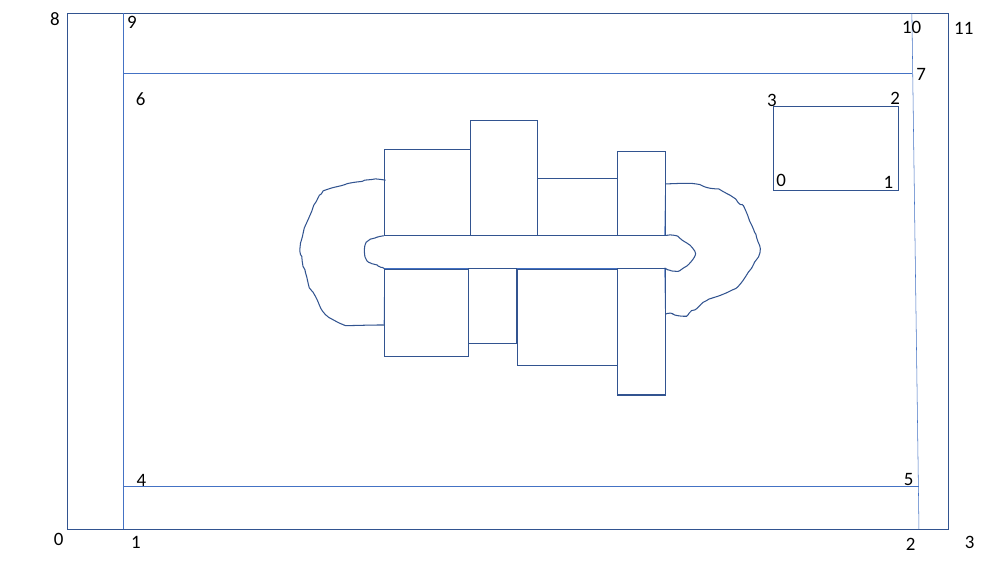
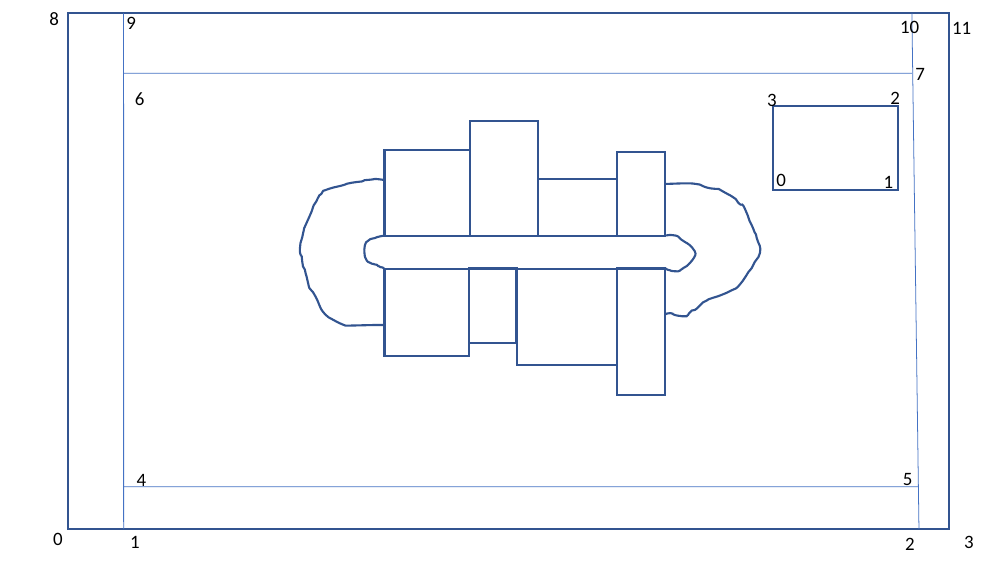
Before and after one commit to gaoak/Mesh2D, a slide deck: slide 1 of meshdivision.pptx. Drawn at 1008x567 pixels with LibreOffice and Linux fonts; fonts in the diff are those of the drawing. Boxes give left, top, right and bottom in pixels: in the first picture for what was removed or moved away, otherwise in the second. Text is boxed around its words. In the diff, an @@ line names an element or a change of style, - is before the commit and + after.

```diff
--- a/meshdivision.pptx
+++ b/meshdivision.pptx
@@ rectangle at (68,14,950,529): outline #325491 1 pt to #325490 2 pt @@
@@ line (124, 14) - (124, 529): stroke #4472C4 0.5 pt to #4472C4 0.75 pt @@
@@ line (912, 14) - (920, 529): stroke #4472C4 0.5 pt to #4472C4 0.75 pt @@
@@ line (124, 73) - (912, 73): stroke #4472C4 0.5 pt to #4472C4 0.75 pt @@
@@ outline #325491 1 pt to #325490 2 pt; outline redrawn in 4 elements at (364,236,385,268), (665,235,696,271), (300,179,386,326), (665,183,761,316) @@
@@ line (385, 271) - (384, 324): stroke #4472C4 0.5 pt to #4472C4 0.75 pt @@
@@ line (124, 487) - (920, 487): stroke #4472C4 0.5 pt to #4472C4 0.75 pt @@
```
Also in this commit, not shown: 2 other slides changed, 3 other files.
